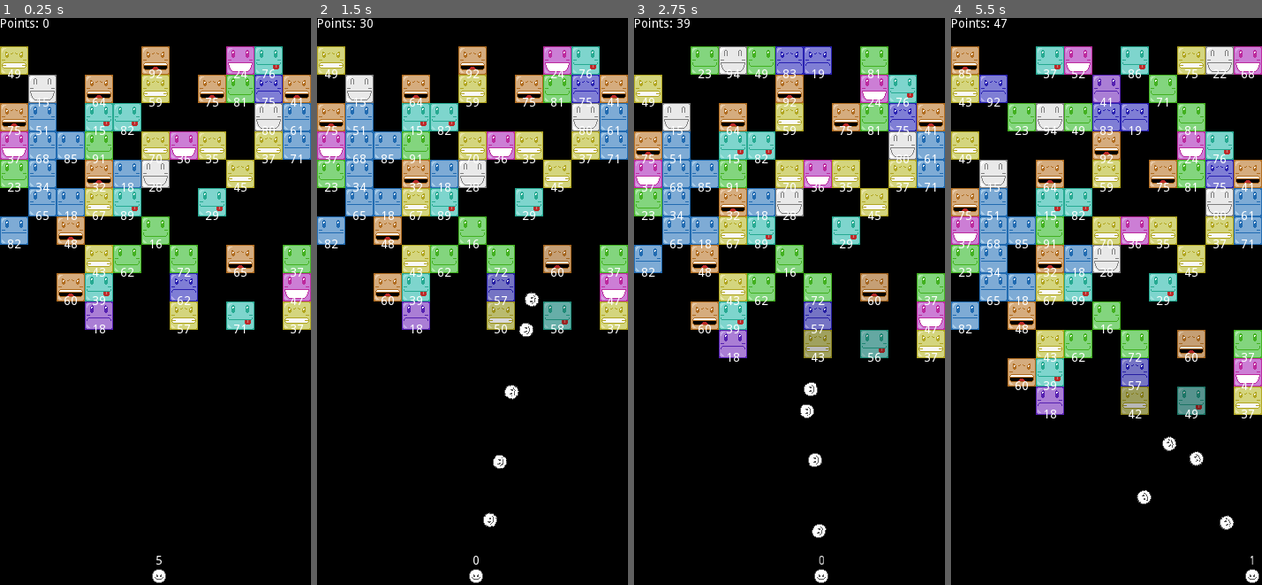
Above: before the commit, frames 1-4 (left to right).
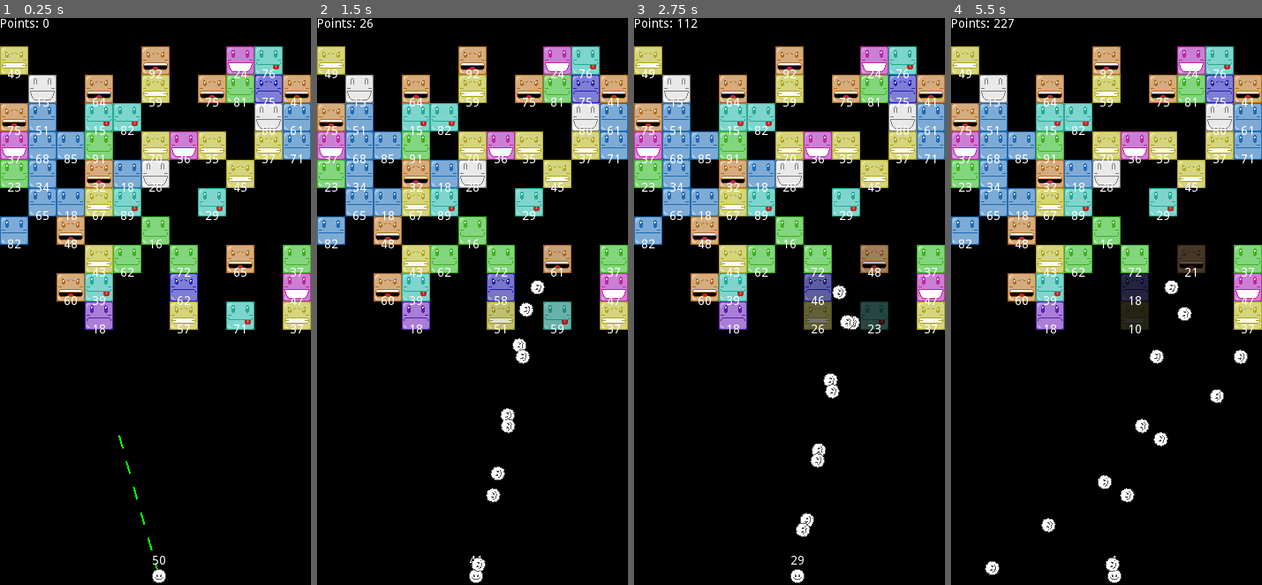
Above: after the commit, the same moments.

Repository: rafaelgdp/cute_brick
Game: Godot game, scene res://scenes/game.tscn
Two runs of this game, one before a commit and one after it. Both use one fixed random seed, a clock stepped at 60 frames per second and the inputs below.
Inputs (mouse positions are in pixels of both pictures, inside the frame that each line leads up to):
- Up to frame 1 (0.25 s): no input
- Up to frame 2 (1.5 s): tap Enter at 0.5 s; move the mouse to (540, 273) at 0.52 s; click (540, 273) at 0.6 s; move the mouse to (410, 329) at 1.27 s; click (410, 329) at 1.35 s
- Up to frame 3 (2.75 s): move the mouse to (820, 176) at 2.02 s; click (820, 176) at 2.1 s
- Up to frame 4 (5.5 s): move the mouse to (1090, 414) at 2.77 s; click (1090, 414) at 2.85 s; move the mouse to (1199, 386) at 3.52 s; click (1199, 386) at 3.6 s; move the mouse to (1013, 216) at 4.27 s; click (1013, 216) at 4.35 s; move the mouse to (1122, 301) at 5.02 s; click (1122, 301) at 5.1 s

The runs differ from the first frame. In frame 1, 0.1% of the frame differs, in the area x 38-54%, y 73-98%; in frame 2, 1.4%; in frame 3, 37%; in frame 4, 43%, in the area x 0-100%, y 0-100%.

Commit message:
Add notification.gd file

Diff:
--- a/default_bus_layout.tres
+++ b/default_bus_layout.tres
@@ -5,5 +5,5 @@
 bus/1/solo = false
 bus/1/mute = false
 bus/1/bypass_fx = false
-bus/1/volume_db = 0.0
+bus/1/volume_db = -1.71923
 bus/1/send = "Master"
--- a/scenes/game_over.tscn
+++ b/scenes/game_over.tscn
@@ -4,14 +4,20 @@
 [ext_resource path="res://scripts/new_game.gd" type="Script" id=2]
 
 [sub_resource type="DynamicFont" id=1]
-size = 20
+size = 26
+outline_size = 1
+outline_color = Color( 0.345098, 0.345098, 0.345098, 1 )
 font_data = ExtResource( 1 )
 
 [sub_resource type="DynamicFont" id=2]
 size = 12
+outline_size = 1
+outline_color = Color( 0.345098, 0.345098, 0.345098, 1 )
 font_data = ExtResource( 1 )
 
 [sub_resource type="DynamicFont" id=3]
+outline_size = 1
+outline_color = Color( 0.345098, 0.345098, 0.345098, 1 )
 font_data = ExtResource( 1 )
 
 [node name="label_node" type="Node2D"]
@@ -23,16 +29,16 @@
 margin_bottom = 640.0
 focus_mode = 1
 mouse_filter = 2
-color = Color( 0, 0, 0, 0.466667 )
+color = Color( 0, 0, 0, 0.6 )
 __meta__ = {
 "_edit_use_anchors_": false
 }
 
 [node name="game_over_label" type="Label" parent="."]
-margin_left = 132.0
+margin_left = 116.0
 margin_top = 181.0
-margin_right = 228.0
-margin_bottom = 224.0
+margin_right = 236.0
+margin_bottom = 236.0
 custom_fonts/font = SubResource( 1 )
 text = "GAME OVER"
 align = 1
@@ -43,10 +49,10 @@
 }
 
 [node name="go_pts_label" type="Label" parent="game_over_label"]
-margin_left = -111.0
-margin_top = 52.0
-margin_right = 203.0
-margin_bottom = 68.0
+margin_left = -116.0
+margin_top = 62.0
+margin_right = 236.0
+margin_bottom = 78.0
 custom_fonts/font = SubResource( 2 )
 align = 1
 valign = 1
@@ -55,10 +61,9 @@
 }
 
 [node name="new_game" type="Button" parent="game_over_label"]
-margin_left = -15.0
-margin_top = 90.0
-margin_right = 113.0
-margin_bottom = 110.0
+margin_top = 200.0
+margin_right = 128.0
+margin_bottom = 220.0
 mouse_filter = 1
 shortcut_in_tooltip = false
 action_mode = 0
@@ -68,9 +73,8 @@
 }
 
 [node name="new_game_label" type="Label" parent="game_over_label/new_game"]
-margin_top = 45.0
 margin_right = 128.0
-margin_bottom = 61.0
+margin_bottom = 20.0
 focus_mode = 2
 mouse_filter = 1
 custom_fonts/font = SubResource( 3 )
@@ -80,6 +84,7 @@
 __meta__ = {
 "_edit_use_anchors_": false
 }
+[connection signal="button_up" from="game_over_label/new_game" to="." method="_on_new_game_button_up"]
 [connection signal="pressed" from="game_over_label/new_game" to="." method="_on_new_game_pressed"]
 [connection signal="mouse_entered" from="game_over_label/new_game/new_game_label" to="." method="_on_new_game_label_mouse_entered"]
 [connection signal="mouse_exited" from="game_over_label/new_game/new_game_label" to="." method="_on_new_game_label_mouse_exited"]
--- a/scripts/game.gd
+++ b/scripts/game.gd
@@ -11,6 +11,9 @@
 var pts_counter = 0
 var shoot_node = null
 var go_node = null
+var health_bonus = 0
+var min_health_bonus = 0
+var hide_aim = false
 
 #
 var brick_x_idx = [
@@ -39,9 +42,7 @@
 336  #9
 ]
 
-# Signals
-signal stop_shoot(state)
-signal add_health()
+const LINE_LENGTH = 15
 
 func _ready():
 # Call add_bricks to add the initial blocks
@@ -49,20 +50,35 @@
 	add_shooter()
 
 # Connections to signals
-#	$bottom/area.connect("recharge" , $shoot , "on_recharge")
 	SIGN.connect("game_over" , self , "on_game_over")
 	SIGN.connect("brick_down" , self , "on_brick_down")
 	SIGN.connect("new_game" , self , "on_new_game")
 	SIGN.connect("update_cartridge" , self , "on_update_cartridge")
+	SIGN.connect("aim" , self , "aim")
 
 func _draw():
 	draw_rect(Rect2(Vector2(0,0),Vector2(352,640)),Color(0,0,0,1),true)
+	var start = $shoot_sprite.global_position
+	var dir = start.direction_to(get_global_mouse_position())
+	var end = start + (dir*LINE_LENGTH)
+	if hide_aim == false and stop == false:
+		for i in range(1 , 12):
+			var c = i
+			if (c % 2) != 0:
+				draw_line(start, end , Color(0,1,0,1), 2)
+			else:
+				draw_line(start, end , Color(0,0,0,0))
+			var next_start = end
+			start = next_start
+			end = start + (dir*LINE_LENGTH)
+	else:
+		draw_line(start, end , Color(0,0,0,1), 1)
 
 func _process(delta):
 	$pts_label.text = str("Points: " , total_pts)
-	self.update()
+	update()
 
-# 'Add' functions
+# "Add" functions
 # Add the shooter and the blocks
 # Store the nodes in the groups "muzzle" and "bricks" respectively
 func add_shooter():
@@ -70,6 +86,9 @@
 	s.add_to_group("muzzle")
 	s.global_position = Vector2(180 , 630)
 	call_deferred("add_child" , s)
+
+func aim(state):
+	hide_aim = state
 
 func add_bricks(y):
 	var brick_y_size = y
@@ -81,11 +100,12 @@
 			if add_brick == 1 or add_brick == 2:
 				var brick = pre_brick.instance()
 				brick.global_position = Vector2(brick_x_idx[i],brick_y_idx[l])
+				brick.get_node("area").health_idx += health_bonus
+				brick.get_node("area").min_health_idx += min_health_bonus
 				call_deferred("add_child" , brick)
 				brick.add_to_group("bricks")
 				brick.get_node("area").connect("pts" , self , "on_pts")
 				brick.connect("bonus_pts" , self , "on_bonus_pts")
-				self.connect("add_health" , brick.get_node("area") , "on_add_health")
 
 # Function on_brick_down()
 # Controls how the blocks go down
@@ -99,13 +119,14 @@
 
 # Points functions
 # Updates the points and points counter
-# Emits signal "add_health" to update the difficulty of the game,
+# Add healt_bonus to update the difficulty of the game,
 # making blocks healthier
 func on_pts(pts):
 	total_pts += pts
 	pts_counter += pts
-	if pts_counter == 10000:
-		emit_signal("add_health")
+	if pts_counter == 5000:
+		health_bonus += 1
+		min_health_bonus += 1
 		pts_counter = 0
 
 # Increases total_pts when a block is destroyed
@@ -134,22 +155,12 @@
 
 	# Add the game over display into the scene
 	if go_node == null:
-		print("1")
 		add_display()
 	else:
 		pass
-#		print("2")
-#		print(get_tree().root.find_node(str(go_node.name)))
-#		if !go_node.is_inside_tree():
-#			add_display()
-#		else:
-#			print("3")
-#			pass
-
 
 func add_display():
 	go_node = pre_game_over.instance()
-	print("go_node: " , go_node.name)
 	call_deferred("add_child" , go_node)
 	go_node.get_node("game_over_label/go_pts_label").text = str("Total Points\n" , total_pts)
 
@@ -160,6 +171,8 @@
 	# Resets the points e points counter
 	total_pts = 0
 	pts_counter = 0
+	health_bonus = 0
+	min_health_bonus = 0
 
 	# Clear the blocks
 	var b = get_tree().get_nodes_in_group("bricks")
--- a/scripts/hit_block.gd
+++ b/scripts/hit_block.gd
@@ -5,6 +5,7 @@
 signal pts(qt)
 
 var health_idx = 80
+var min_health_idx = 15
 onready var init_health : float = randi() % health_idx + 15
 onready var health : float = init_health
 
@@ -19,9 +20,5 @@
 	if health <= 0:
 		emit_signal("destroyed")
 
-func on_add_health():
-	health_idx += 1
-	print("health_idx: " , health_idx)
-
 func _process(delta):
 	$"../label_node/label".text = str(health)
--- a/scripts/new_game.gd
+++ b/scripts/new_game.gd
@@ -4,17 +4,21 @@
 
 func _ready():
 	SIGN.connect("clear_screen" , self , "on_clear_screen")
-	print("rect: " , $rect.color)
 
 
-func _on_new_game_pressed():
-	SIGN.emit_signal("new_game")
+#func _on_new_game_pressed():
+#	SIGN.emit_signal("new_game")
 
 func _on_new_game_label_mouse_entered():
 	new_game_label.add_color_override("font_color" , Color(1,0,0,1))
+	new_game_label.add_color_override("font_outline_modulate" , Color(0.35,0,0,1))
 
 func _on_new_game_label_mouse_exited():
 	new_game_label.add_color_override("font_color" , Color(1,1,1,1))
+	new_game_label.add_color_override("font_outline_modulate" , Color(0.35,0.35,0.35,1))
 
 func on_clear_screen():
 	self.queue_free()
+
+func _on_new_game_button_up():
+	SIGN.emit_signal("new_game")
--- a/scripts/notification.gd
+++ b/scripts/notification.gd
@@ -8,6 +8,7 @@
 signal free_b_node(node)
 signal b_node_freed
 signal game_over
+signal aim(state)
 
 func _ready():
 	pass
--- a/scripts/shoot.gd
+++ b/scripts/shoot.gd
@@ -3,30 +3,33 @@
 
 var ball = preload("res://scenes/ball.tscn")
 var velocity = Vector2()
-export (int) var init_cartridge = 5
+export (int) var init_cartridge = 50
 var cartridge = init_cartridge
 var initial_pos = Vector2()
 var wait = true
+var b = null
+var g_max:float = 0
 
 func _ready():
 	add_to_group("muzzle")
 	SIGN.connect("recharge" , self , "on_recharge")
 
-
 func get_input():
 	velocity = Vector2()
-	var m_input = Input.is_action_just_pressed("ui_shoot")
+	var m_input = Input.is_action_just_released("ui_shoot")
+#	var m_input = Input.is_action_just_pressed("ui_shoot")
 	if m_input:
 		if wait:
 			initial_pos = get_global_mouse_position() - $muzzle.global_position
 			wait = false
 			shoot()
+			SIGN.emit_signal("aim" , true)
 		else:
 			pass
 
 func shoot():
 	if cartridge > 0:
-		var b = ball.instance()
+		b = ball.instance()
 		var dir = initial_pos
 		if dir.length() > 5:
 			rotation = dir.angle()
@@ -36,7 +39,10 @@
 		cartridge -= 1
 		$interval.start()
 	if cartridge == 0:
+		print()
 		$interval.stop()
+		var g : float = get_tree().get_nodes_in_group("balls").size()
+		g_max = g
 
 func _physics_process(delta):
 	if wait:
@@ -45,7 +51,6 @@
 		pass
 	var str_cart = str(cartridge)
 	SIGN.emit_signal("update_cartridge" , str_cart)
-#	$"../shoot_sprite/shoot_label".text = str(cartridge)
 
 func _on_interval_timeout():
 	shoot()
@@ -53,6 +58,18 @@
 func on_recharge(waiting):
 	cartridge = init_cartridge
 	wait = waiting
+	SIGN.emit_signal("aim" , false)
 
-func on_stop_shoot(state):
-	wait = state
+#func change_speed():
+#	var mult:float = 0
+#	var g:float = get_tree().get_nodes_in_group("balls").size()
+#	if g_max != null && g_max != 0 && g != 0:
+#		print("g_max: " , g_max , "/ g: " , g)
+#		var div:float = g_max / g
+#		mult = div
+#		print("mult: " , mult)
+#	print(is_instance_valid(b))
+#	if is_instance_valid(b) && b != null:
+#		b.speed = 800 * mult
+##		print("b.speed: " , b.speed)
+#	pass
